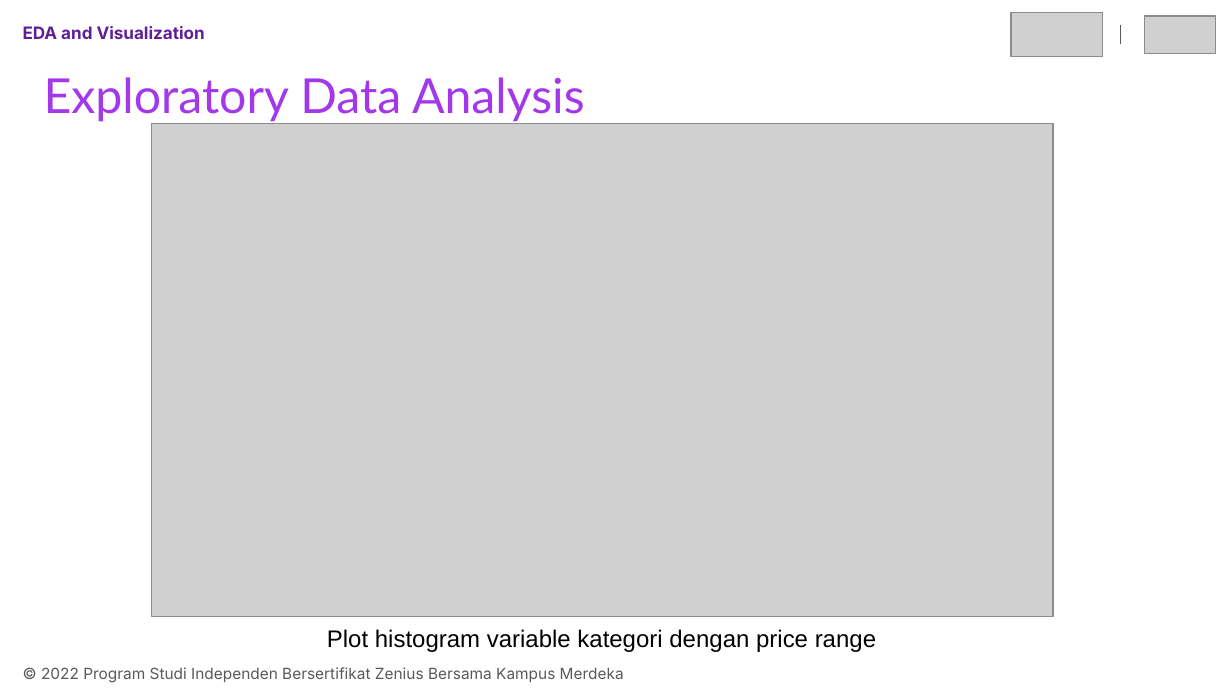
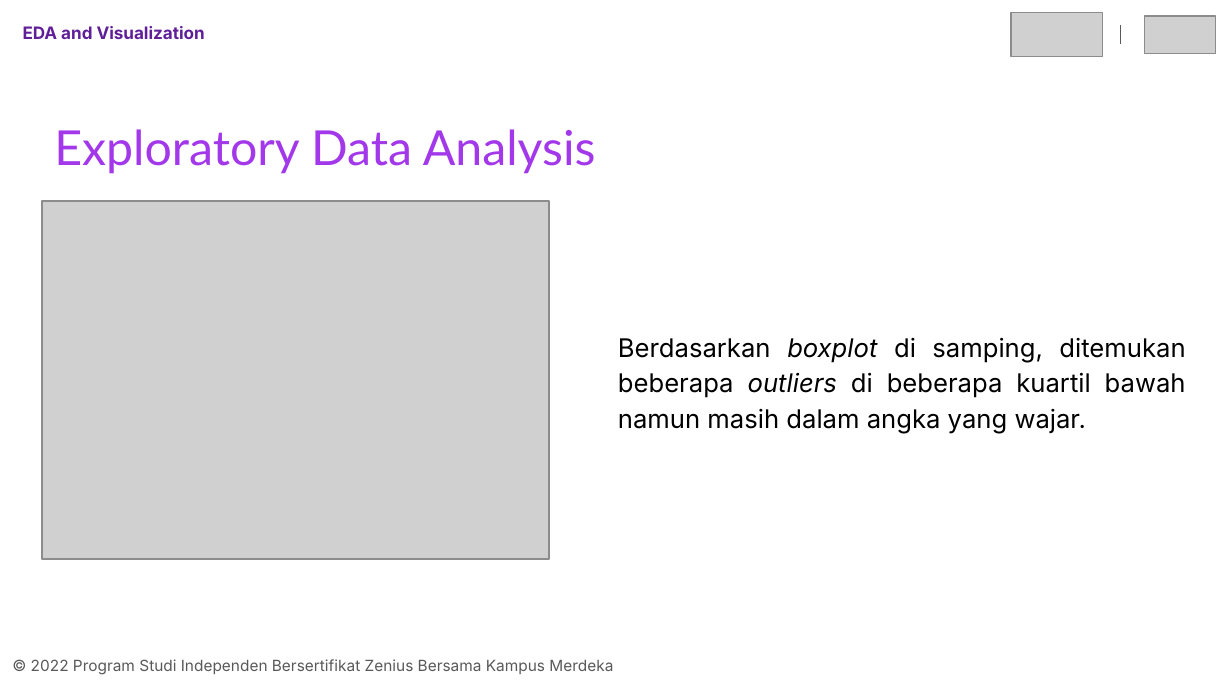
Before and after one commit to refkijorgiprdna/final-project-kelompok-04-erwin, a slide deck: slide 10 of Presentasi-Kelompok-04-Erwin.pptx. Drawn at 1232x693 pixels with LibreOffice and Linux fonts; fonts in the diff are those of the drawing; grey boxes stand for pictures. Boxes give left, top, right and bottom in pixels: in the first picture for what was removed or moved away, otherwise in the second. Text is boxed around its words. In the diff, an @@ line names an element or a change of style, - is before the commit and + after.

```diff
--- a/Presentasi-Kelompok-04-Erwin.pptx
+++ b/Presentasi-Kelompok-04-Erwin.pptx
@@ title "Exploratory Data Analysis": place and size @@
-title "Exploratory Data Analysis" at [44, 77, 585, 122]
+title "Exploratory Data Analysis" at [54, 129, 596, 174]
@@ picture removed at [152, 123, 1053, 616] @@
@@ picture added at [42, 201, 548, 559] @@
@@ text added at [618, 337, 1186, 433], 15 pt, text #000000 @@
+Berdasarkan boxplot di samping, ditemukan beberapa outliers di beberapa kuartil bawah namun masih dalam angka yang wajar.
@@ text removed at [327, 629, 876, 652] @@
-Plot histogram variable kategori dengan price range
@@ text "© 2022 Program Studi Independen ...": place and size @@
-text "© 2022 Program Studi Independen ..." at [41, 667, 624, 683]
+text "© 2022 Program Studi Independen ..." at [31, 659, 613, 675]
```
Also in this commit, not shown: 9 other slides changed, 3 slides added, 1 slide removed.
